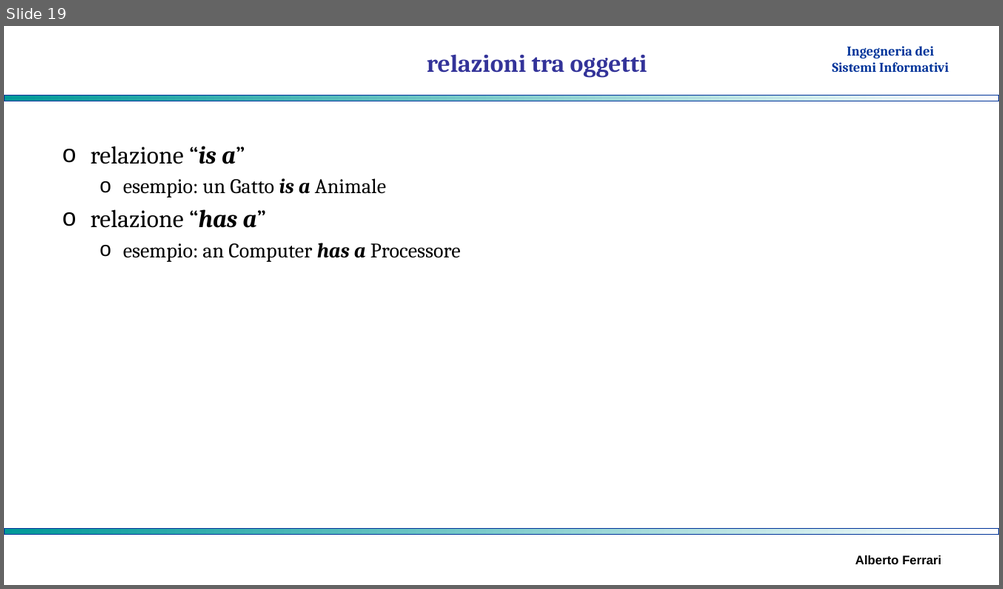
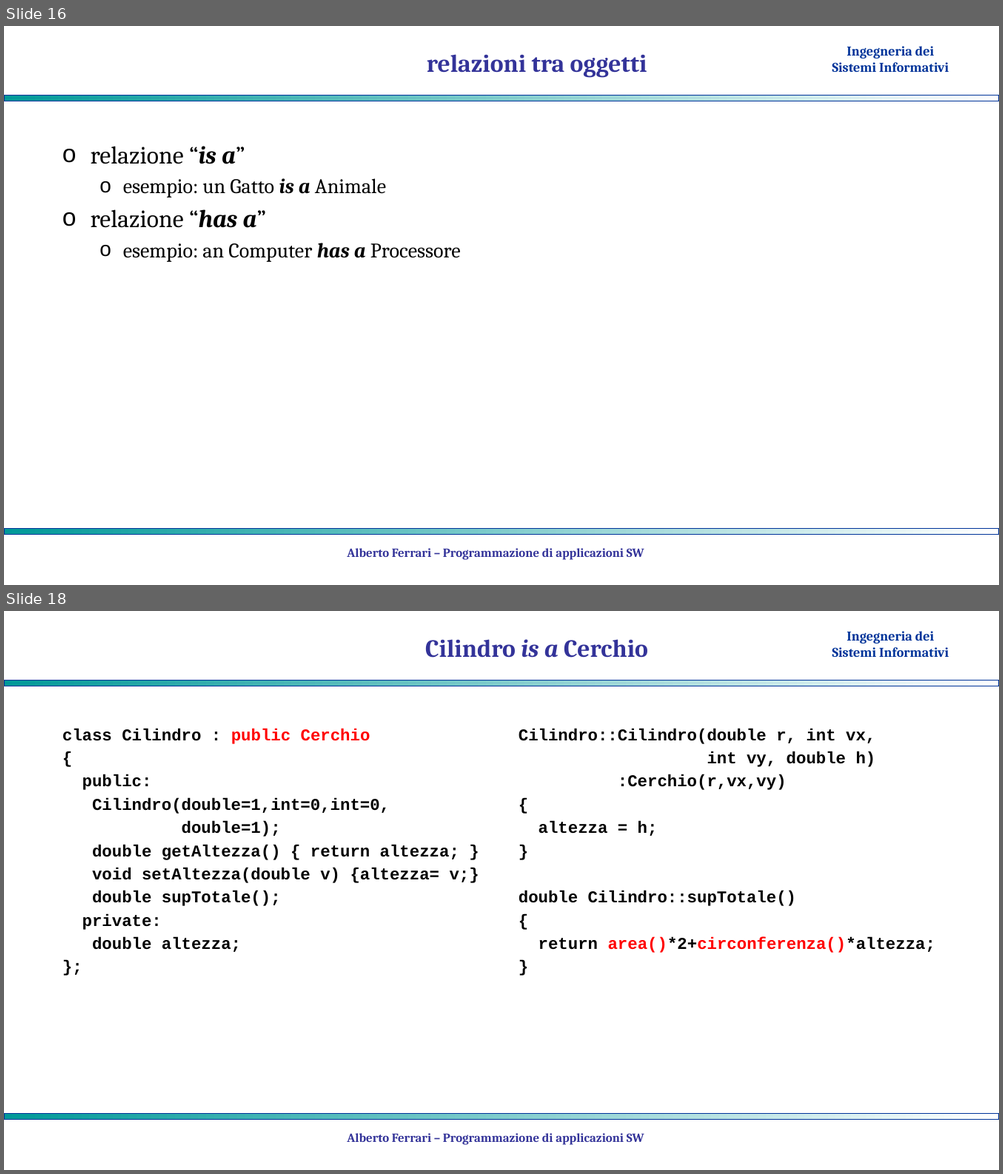
Before and after one commit to albertoferrari/pasw, a slide deck: lezioni/PASW05 - ereditarietà.pptx. Shown one above the other, each under a label of ours: slide 19 before the commit, slides 16 and 18 after it; the slides between them are not shown. The pictures are 1003x589 and 1003x1174 pixels, drawn with LibreOffice and Linux fonts; fonts in the diff are those of the drawing; background and template pictures are left out. Boxes give left, top, right and bottom in pixels: in the first picture for what was removed or moved away, otherwise in the second. Text is boxed around its words. In the diff, an @@ line names an element or a change of style, - is before the commit and + after.

```diff
--- a/lezioni/PASW05 - ereditarietà.pptx
+++ b/lezioni/PASW05 - ereditarietà.pptx
@@ slide 18 added at [4, 611, 999, 1170], background #FFFFFF; not listed: 3 template elements that a slide beside it also shows @@
@@ title added at [425, 639, 648, 658], 24 pt, text #333399, bold @@
+Cilindro is a Cerchio
@@ text added at [62, 729, 479, 952], 16 pt, text #000000, bold @@
+class Cilindro : public Cerchio
+{
+public:
+Cilindro(double=1,int=0,int=0,
+double=1);
+double getAltezza() { return altezza; }
+void setAltezza(double v) {altezza= v;}
+double supTotale();
+private:
+double altezza;
+};
@@ text added at [518, 729, 935, 953], 16 pt, text #000000, bold @@
+Cilindro::Cilindro(double r, int vx,
+int vy, double h)
+:Cerchio(r,vx,vy)
+{
+altezza = h;
+}
+double Cilindro::supTotale()
+{
+return area()*2+circonferenza()*altezza;
+}
@@ text added at [347, 1133, 644, 1145], 12 pt, text #333399, bold @@
+Alberto Ferrari – Programmazione di applicazioni SW
@@ what was slide 19 is now slide 16 @@
@@ slide 16 changed as well @@
@@ text added at [347, 548, 644, 560], 12 pt, text #333399, bold @@
+Alberto Ferrari – Programmazione di applicazioni SW
@@ text removed at [855, 556, 941, 565] @@
-Alberto Ferrari
```
Also in this commit, not shown: 15 other slides changed, 15 other slides added, 5 slides removed, 1 other file.
